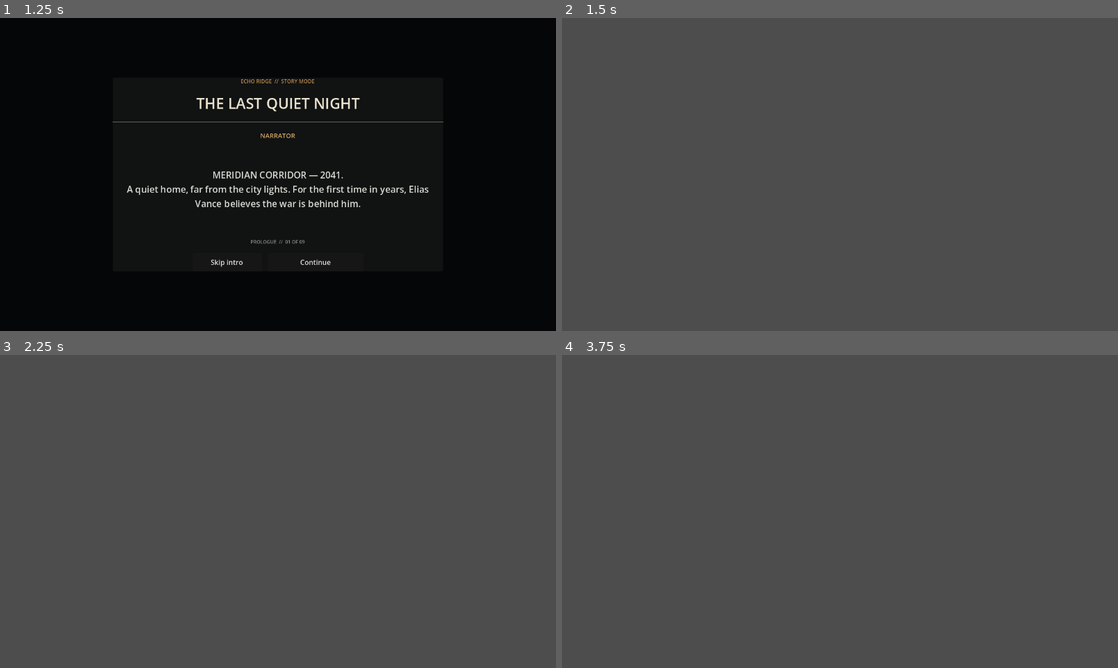
Above: before the commit, frames 1-4 (two rows, left to right).
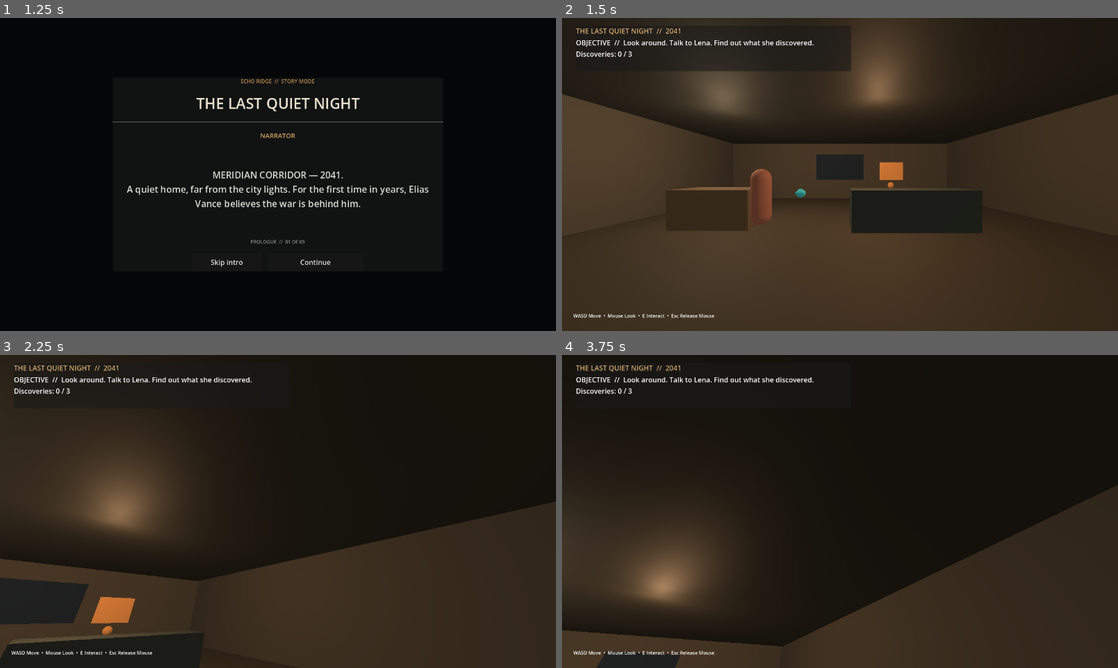
Above: after the commit, the same moments.

Repository: adam656677-oss/sniper
Game: Godot game, scene res://scenes/ui/main_menu.tscn
Same seed, same stepped clock (60 frames per second), same inputs: the game is played once before the commit and once after it.
Inputs (mouse positions are in pixels of both pictures, inside the frame that each line leads up to):
- Up to frame 1 (1.25 s): click "New Story" at 0.5 s
- Up to frame 2 (1.5 s): click "Skip intro" at 1.25 s
- Up to frame 3 (2.25 s): tap Enter (ui_accept) at 2 s; move the mouse to (400, 495) at 2.02 s; hold D (move_right) from 2.03 s (still down); hold Right mouse button (aim) from 2.03 s (still down); click (400, 495) at 2.17 s
- Up to frame 4 (3.75 s): tap Enter (ui_accept) at 2.27, 3.5 s; release D (move_right) at 2.75 s; release Right mouse button (aim) at 2.75 s; drag from (728, 527) to (812, 574) at 2.77 s; move the mouse to (895, 442) at 3.52 s; hold D (move_right) from 3.53 s (still down); hold C (crouch) from 3.53 s (still down)

Frame 1 is identical in both runs. In frame 2, 99% of the frame differs, in the area x 0-100%, y 0-100%; in frame 3, 100%; in frame 4, 100%.
Error before the commit: Parse Error: Identifier "ConeMesh" not declared in the current scope. (res://scenes/ui/prologue_home.gd:212)

Commit message:
fix: use supported cylinder mesh for blockout trees

Diff:
--- a/scenes/ui/prologue_home.gd
+++ b/scenes/ui/prologue_home.gd
@@ -209,8 +209,9 @@
 	trunk.position = at + Vector3(0, 1.4, 0)
 	add_child(trunk)
 	var crown := MeshInstance3D.new()
-	var crown_mesh := ConeMesh.new()
-	crown_mesh.radius = 1.5
+	var crown_mesh := CylinderMesh.new()
+	crown_mesh.top_radius = 0.0
+	crown_mesh.bottom_radius = 1.5
 	crown_mesh.height = 4.2
 	crown.mesh = crown_mesh
 	crown.material_override = _mat(Color(0.055, 0.11, 0.075))
